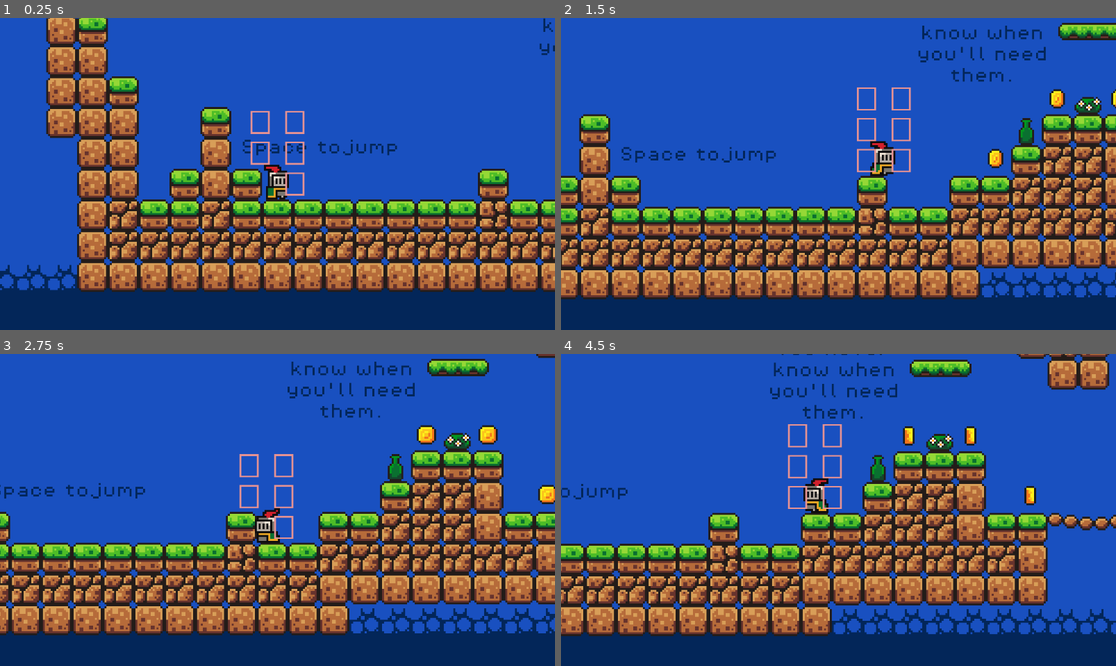
Above: before the commit, frames 1-4 (two rows, left to right).
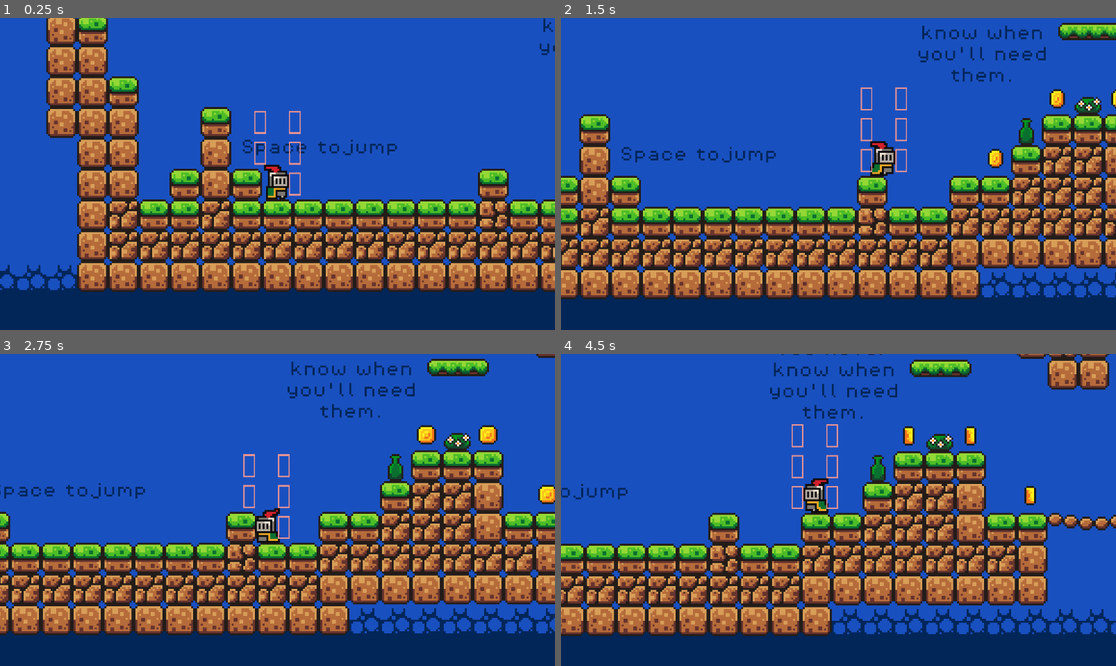
Above: after the commit, the same moments.

Repository: bdonet/FirstGameGodot
Game: Godot game, scene res://Scenes/game.tscn
Same seed, same stepped clock (60 frames per second), same inputs: the game is played once before the commit and once after it.
Inputs:
- Up to frame 1 (0.25 s): no input
- Up to frame 2 (1.5 s): hold Right (move_right) from 0.53 s (still down); tap C (climb) at 0.6, 1.35 s; tap Space (jump) at 0.77 s
- Up to frame 3 (2.75 s): tap Space (jump) at 1.52 s; release Right (move_right) at 2.03 s; hold Left (move_left) from 2.03 s (still down); tap C (climb) at 2.1 s
- Up to frame 4 (4.5 s): release Left (move_left) at 2.78 s; hold Right (move_right) 2.78-4.28 s; tap C (climb) at 2.85, 3.6, 4.35 s; tap Space (jump) at 3.02, 3.77 s; hold Left (move_left) from 4.28 s (still down)

The runs differ from the first frame. In frame 1, 0.6% of the frame differs, in the area x 45-55%, y 29-58%; in frame 2, 0.6%; in frame 3, 0.6%; in frame 4, 0.7%, in the area x 40-51%, y 22-50%.

Commit message:
Made climb boxes narrower to ensure player lands on wall being climbed

Diff:
--- a/Scenes/collision_area.tscn
+++ b/Scenes/collision_area.tscn
@@ -4,7 +4,7 @@
 [ext_resource type="Texture2D" uid="uid://cgjcqvcupt4hb" path="res://Assets/sprites/climb_detector.png" id="2_ef5xm"]
 
 [sub_resource type="RectangleShape2D" id="RectangleShape2D_gp1h2"]
-size = Vector2(10, 12)
+size = Vector2(6, 12)
 
 [node name="CollisionArea" type="Area2D"]
 collision_layer = 0
@@ -14,9 +14,10 @@
 shape = SubResource("RectangleShape2D_gp1h2")
 
 [node name="CollisionDisplay" type="Sprite2D" parent="."]
-position = Vector2(-1.78814e-07, 0)
-scale = Vector2(1, 0.857143)
+position = Vector2(2.25, 2)
+scale = Vector2(0.6, 0.857143)
 texture = ExtResource("2_ef5xm")
+offset = Vector2(-3.75, -2.33333)
 
 [connection signal="body_entered" from="." to="." method="_on_body_entered"]
 [connection signal="body_exited" from="." to="." method="_on_body_exited"]
